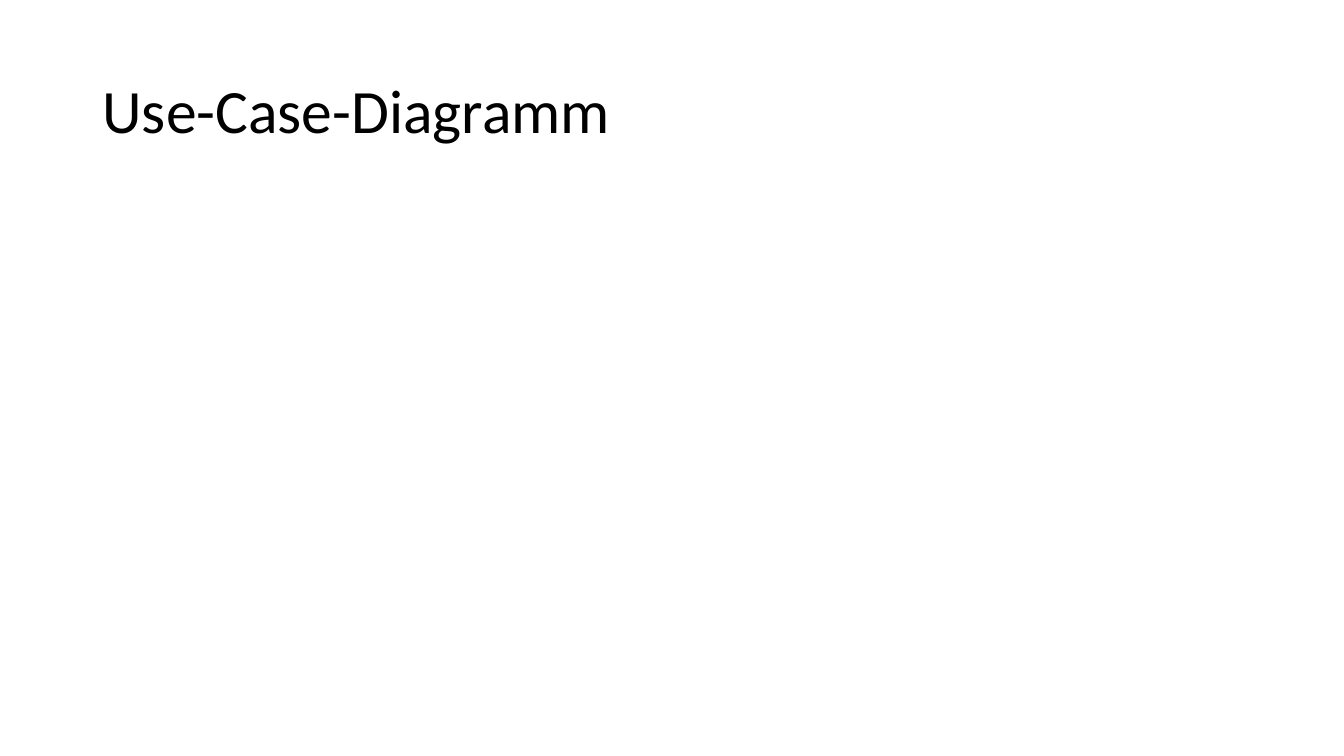
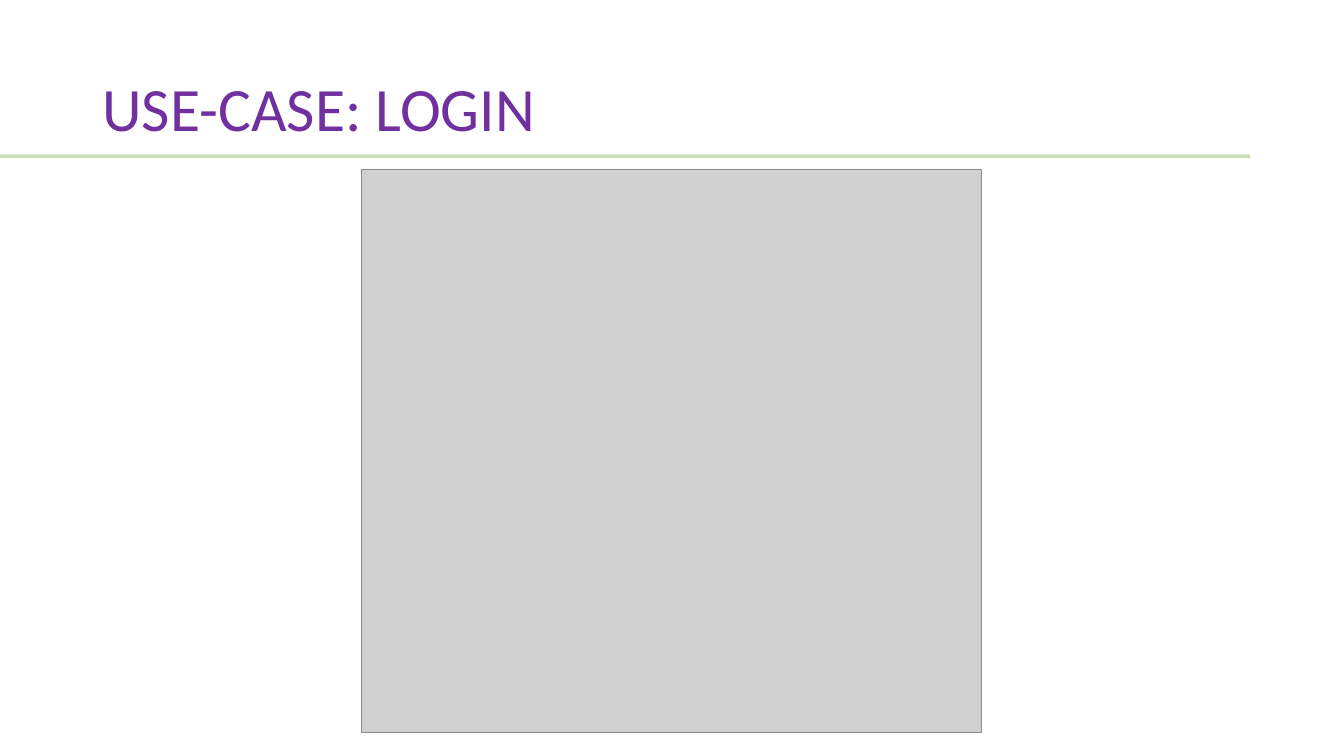
Before and after one commit to WI18C/Lernsoftware, a slide deck: slide 6 of Zwischenpräsentation.pptx (slide 4 before the commit). Drawn at 1344x756 pixels with LibreOffice and Linux fonts; fonts in the diff are those of the drawing; grey boxes stand for pictures. Boxes give left, top, right and bottom in pixels: in the first picture for what was removed or moved away, otherwise in the second. Text is boxed around its words. In the diff, an @@ line names an element or a change of style, - is before the commit and + after.

```diff
--- a/Zwischenpräsentation.pptx
+++ b/Zwischenpräsentation.pptx
@@ title at [102, 91, 534, 132]: text changed; text colour #000000 to #7030A0 @@
-Use-Case-Diagramm
+USE-CASE: LOGIN
@@ rectangle added at [0, 154, 1250, 158], fill #C5E0B4 @@
@@ picture added at [362, 169, 982, 733] @@
```
Also in this commit, not shown: 9 other slides changed, 5 slides added, 2 slides removed.
